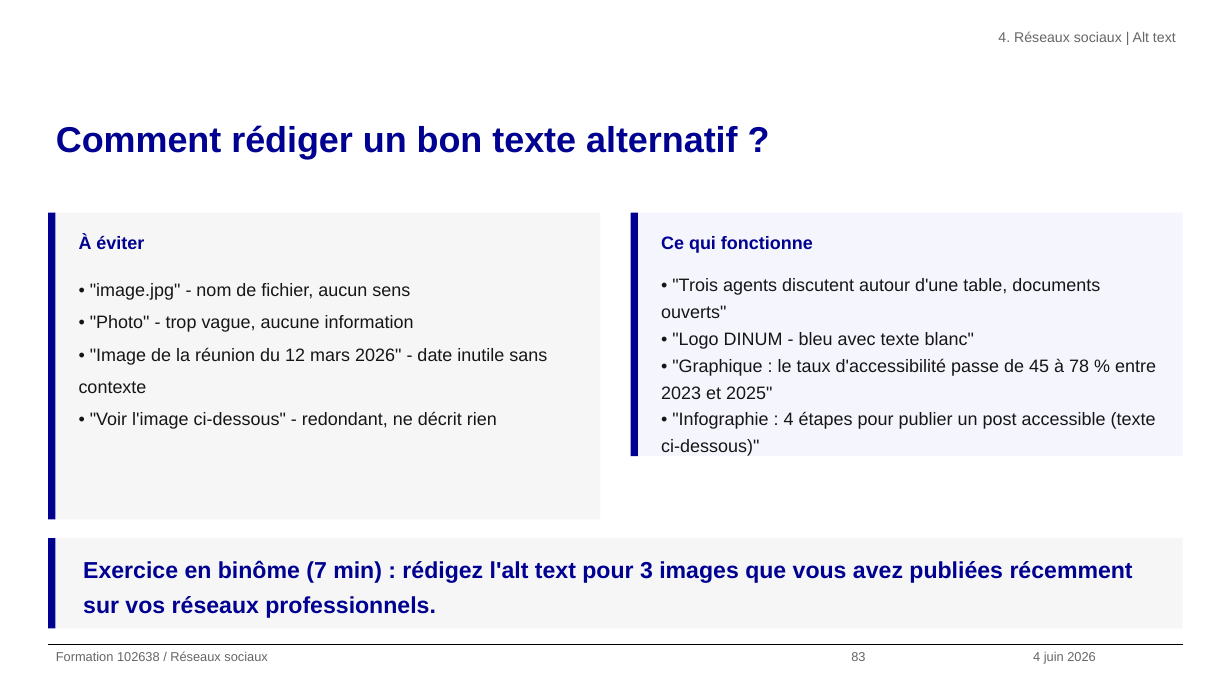
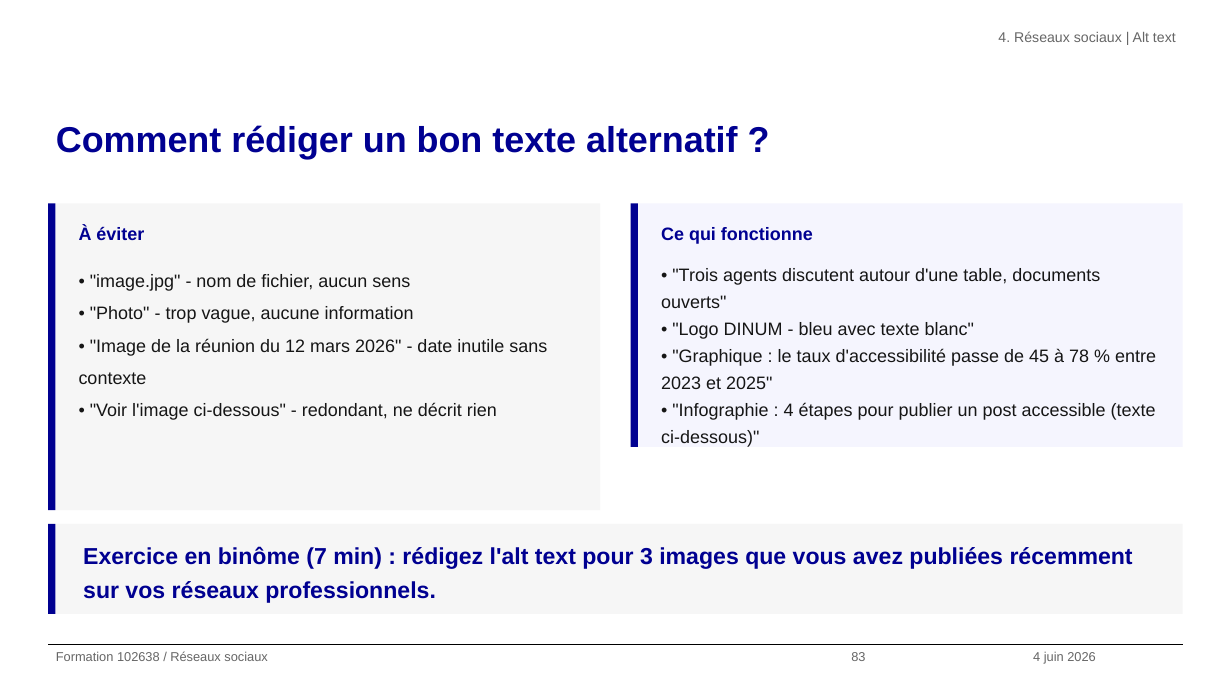
Before and after one commit to alexandra-guiderdoni/usine-fabrication-igpde-102846-ay11, a slide deck: slide 83 of formation-102638-juin-2026.pptx. Drawn at 1232x693 pixels with LibreOffice and Linux fonts; fonts in the diff are those of the drawing; background and template pictures are left out. Boxes give left, top, right and bottom in pixels: in the first picture for what was removed or moved away, otherwise in the second. Text is boxed around its words. In the diff, an @@ line names an element or a change of style, - is before the commit and + after.

Commit message:
Ameliore exercices Sami et audits accessibilite

```diff
--- a/formation-102638-juin-2026.pptx
+++ b/formation-102638-juin-2026.pptx
@@ 4 texts, 4 rectangles: place and size @@
-4 texts, 4 rectangles at [48,213,1182,519]
+4 texts, 4 rectangles at [48,203,1182,510]
@@ 2 rectangles, 1 text: place and size @@
-2 rectangles, 1 text at [48,539,1183,628]
+2 rectangles, 1 text at [48,524,1183,614]
```
Also in this commit, not shown: 17 other slides changed, 29 other files.
